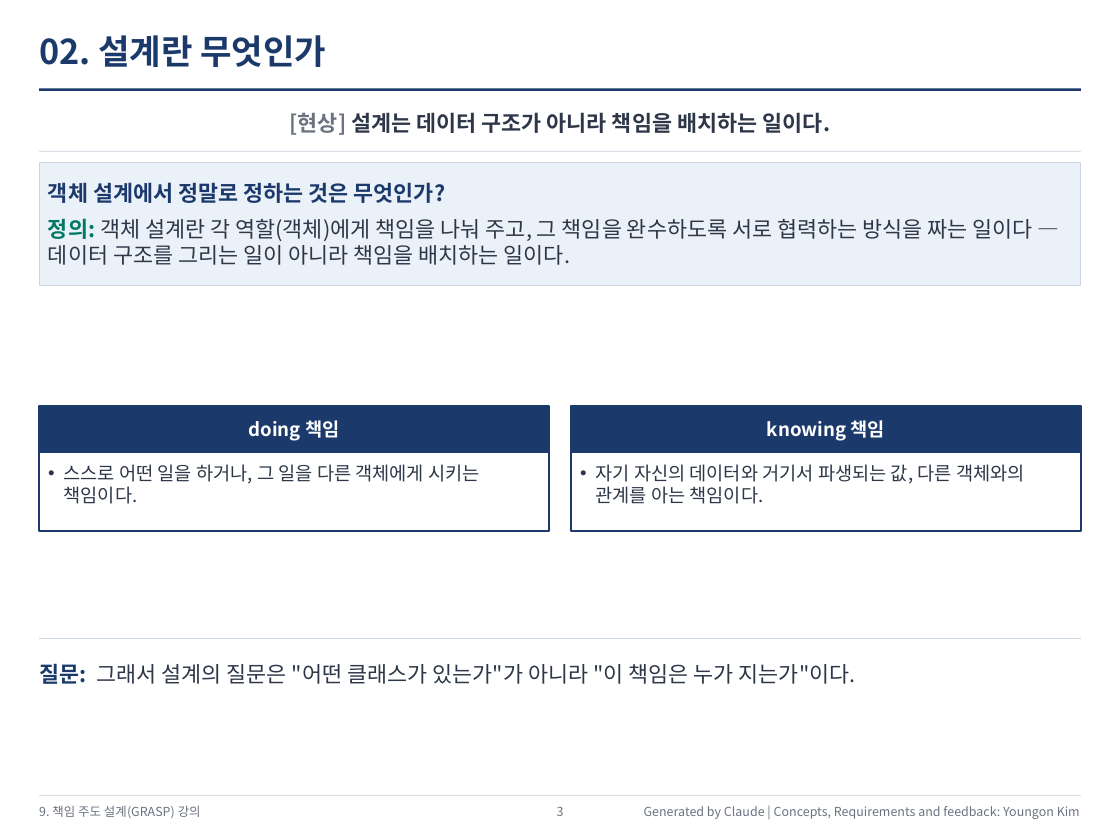
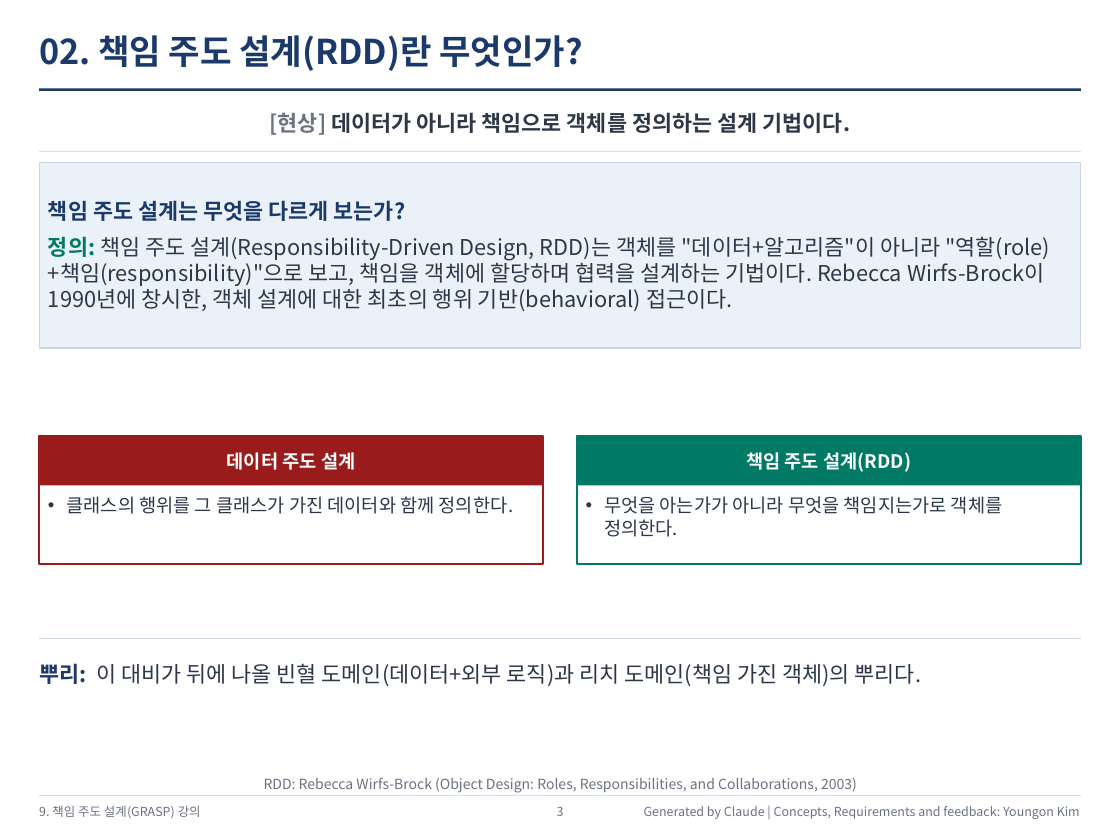
Before and after one commit to YoungSan77/TrainingMaterials, a slide deck: slide 3 of courses/ooad/out/Course_Session09_Output.pptx. Drawn at 1120x840 pixels with LibreOffice and Linux fonts; fonts in the diff are those of the drawing. Boxes give left, top, right and bottom in pixels: in the first picture for what was removed or moved away, otherwise in the second. Text is boxed around its words. In the diff, an @@ line names an element or a change of style, - is before the commit and + after.

```diff
--- a/courses/ooad/out/Course_Session09_Output.pptx
+++ b/courses/ooad/out/Course_Session09_Output.pptx
@@ text at [39, 35, 582, 71]: text changed @@
-02. 설계란 무엇인가
+02. 책임 주도 설계(RDD)란 무엇인가?
@@ text at [270, 112, 850, 135]: text changed @@
-[현상] 설계는 데이터 구조가 아니라 책임을 배치하는 일이다.
+[현상] 데이터가 아니라 책임으로 객체를 정의하는 설계 기법이다.
@@ rectangle removed at [39, 162, 1081, 286] @@
-객체 설계에서 정말로 정하는 것은 무엇인가?
-정의: 객체 설계란 각 역할(객체)에게 책임을 나눠 주고, 그 책임을 완수하도록 서로 협력하는 방식을 짜는 일이다 — 데이터 구조를 그리는 일이 아니라 책임을 배치하는 일이다.
@@ rectangle added at [39, 162, 1081, 348], fill #EBF1F8, outline #CBD5E1 0.75 pt, 14 pt, text #2D3748 @@
+책임 주도 설계는 무엇을 다르게 보는가?
+정의: 책임 주도 설계(Responsibility-Driven Design, RDD)는 객체를 "데이터+알고리즘"이 아니라 "역할(role)+책임(responsibility)"으로 보고, 책임을 객체에 할당하며 협력을 설계하는 기법이다. Rebecca Wirfs-Brock이 1990년에 창시한, 객체 설계에 대한 최초의 행위 기반(behavioral) 접근이다.
@@ rectangle removed at [39, 405, 549, 452] @@
-doing 책임
@@ rectangle: place and size @@
-rectangle at [39, 405, 549, 531]
+rectangle at [39, 436, 543, 563]
@@ rectangle at [39, 436, 543, 563]: outline #1B3A6B 1.25 pt to #991B1B 1.25 pt @@
@@ rectangle "데이터 주도 설계": place and size @@
-rectangle "데이터 주도 설계" at [64, 464, 479, 504]
+rectangle "데이터 주도 설계" at [39, 436, 543, 485]
@@ rectangle "데이터 주도 설계" at [39, 436, 543, 485]: vertical alignment top to middle; fill none to #991B1B @@
@@ rectangle: place and size @@
-rectangle at [571, 405, 1081, 531]
+rectangle at [577, 436, 1081, 563]
@@ rectangle at [577, 436, 1081, 563]: outline #1B3A6B 1.25 pt to #007965 1.25 pt @@
@@ rectangle "책임 주도 설계(RDD)": place and size @@
-rectangle "책임 주도 설계(RDD)" at [571, 405, 1081, 452]
+rectangle "책임 주도 설계(RDD)" at [577, 436, 1081, 485]
@@ rectangle "책임 주도 설계(RDD)" at [577, 436, 1081, 485]: fill #1B3A6B to #007965 @@
@@ text in rectangle at [227, 452, 355, 470]: text changed; text colour #2D3748 to #FFFFFF; bold on @@
-• 스스로 어떤 일을 하거나, 그 일을 다른 객체에게 시키는 책임이다.
+데이터 주도 설계
@@ text removed at [596, 464, 1025, 504] @@
-• 자기 자신의 데이터와 거기서 파생되는 값, 다른 객체와의 관계를 아는 책임이다.
@@ text in rectangle at [746, 452, 911, 472]: text changed @@
-knowing 책임
+책임 주도 설계(RDD)
@@ text added at [67, 496, 513, 514], 12 pt, text #2D3748 @@
+• 클래스의 행위를 그 클래스가 가진 데이터와 함께 정의한다.
@@ text added at [604, 496, 1002, 537], 12 pt, text #2D3748 @@
+• 무엇을 아는가가 아니라 무엇을 책임지는가로 객체를 정의한다.
@@ text at [39, 663, 921, 686]: text changed @@
-질문: 그래서 설계의 질문은 "어떤 클래스가 있는가"가 아니라 "이 책임은 누가 지는가"이다.
+뿌리: 이 대비가 뒤에 나올 빈혈 도메인(데이터+외부 로직)과 리치 도메인(책임 가진 객체)의 뿌리다.
@@ text added at [264, 777, 857, 793], 9 pt, text #6B7280 @@
+RDD: Rebecca Wirfs-Brock (Object Design: Roles, Responsibilities, and Collaborations, 2003)
```
Also in this commit, not shown: 3 other slides changed, 2 other files.
